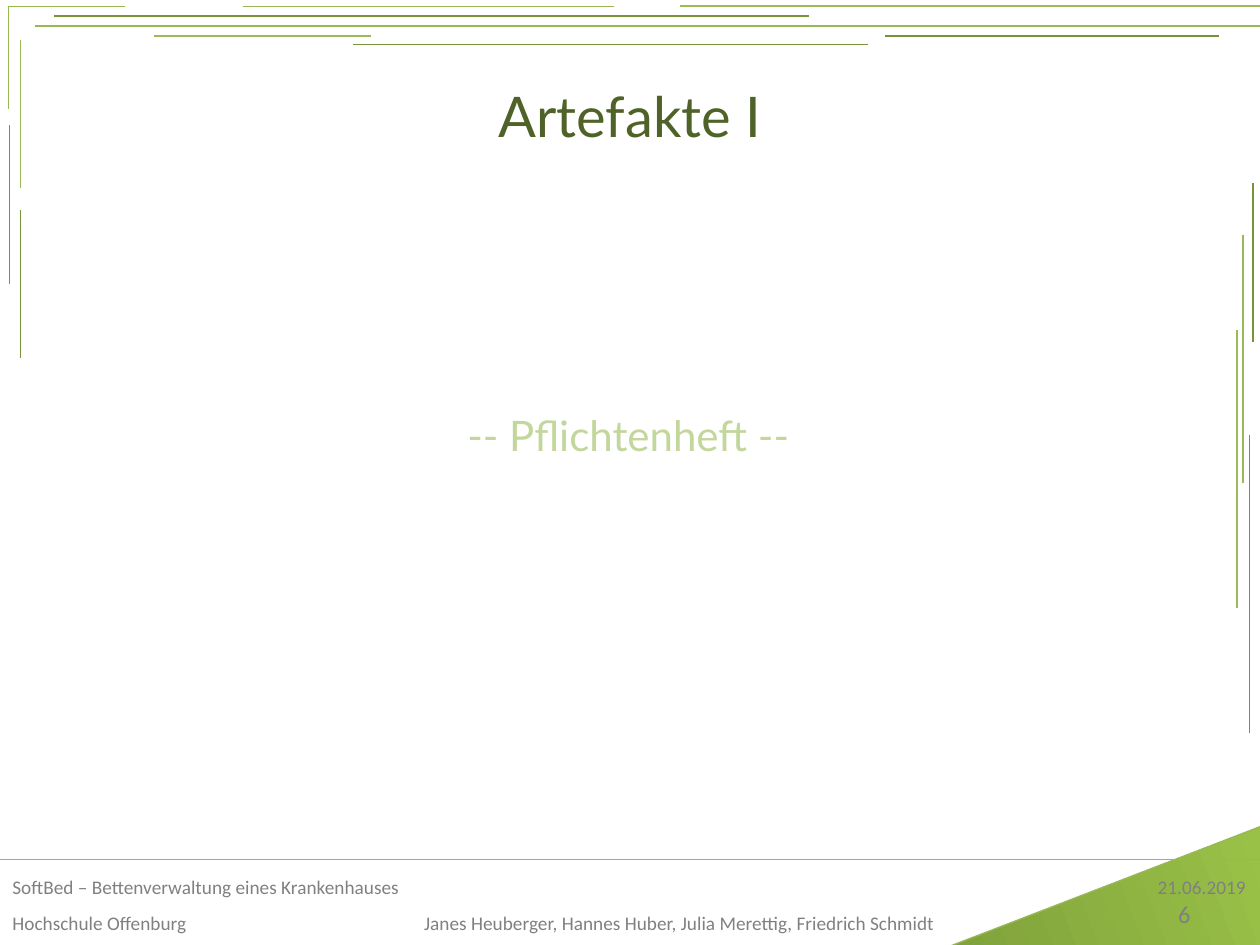
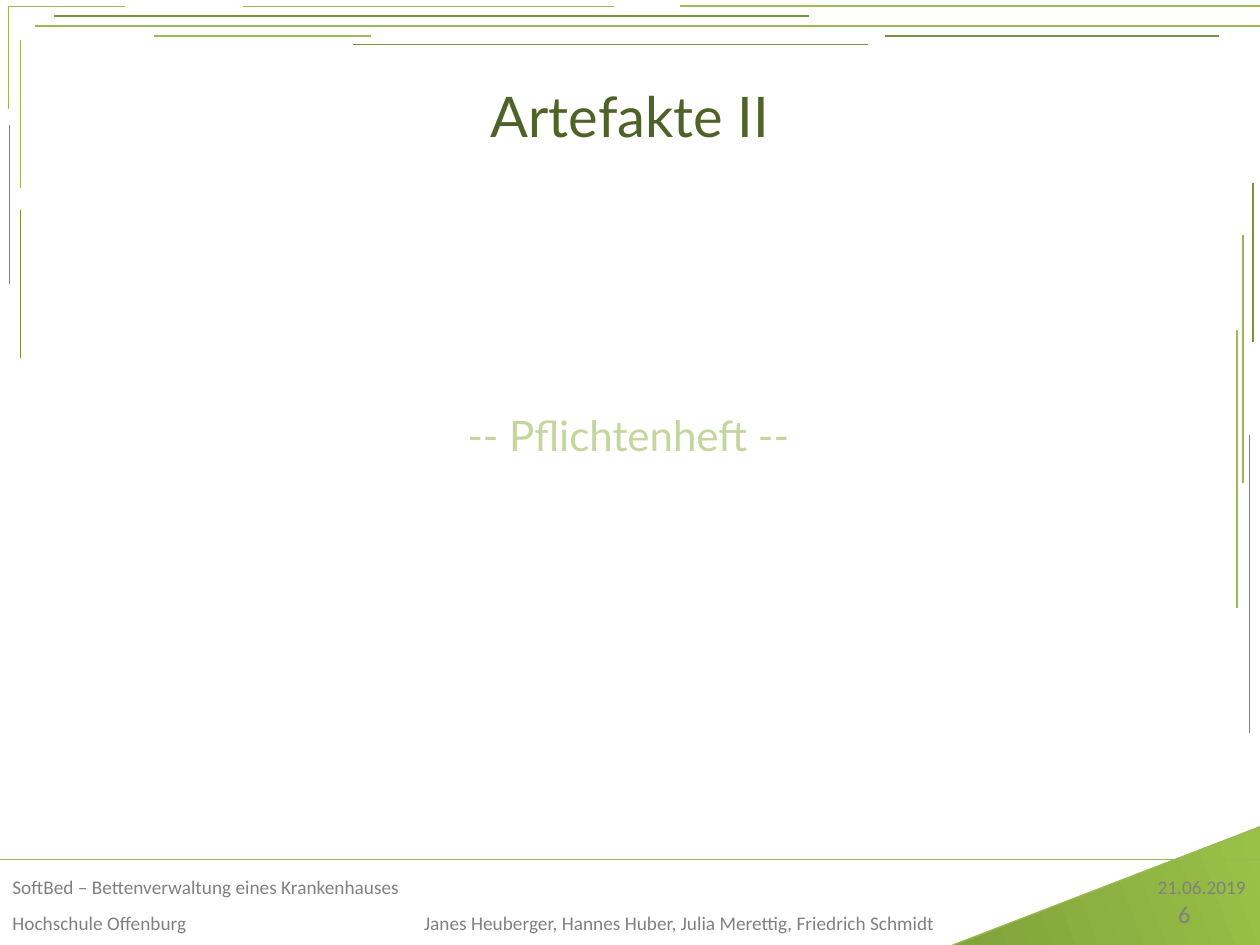
Before and after one commit to Janessus/SoftBed, a slide deck: slide 6 of Sonstiges/PräsentationSoftBed.pptx. Drawn at 1260x945 pixels with LibreOffice and Linux fonts; fonts in the diff are those of the drawing; background and template pictures are left out. Boxes give left, top, right and bottom in pixels: in the first picture for what was removed or moved away, otherwise in the second. Text is boxed around its words. In the diff, an @@ line names an element or a change of style, - is before the commit and + after.

```diff
--- a/Sonstiges/PräsentationSoftBed.pptx
+++ b/Sonstiges/PräsentationSoftBed.pptx
@@ title at [491, 95, 769, 138]: text changed @@
-Artefakte I
+Artefakte II
```
Also in this commit, not shown: 1 other slide changed.
